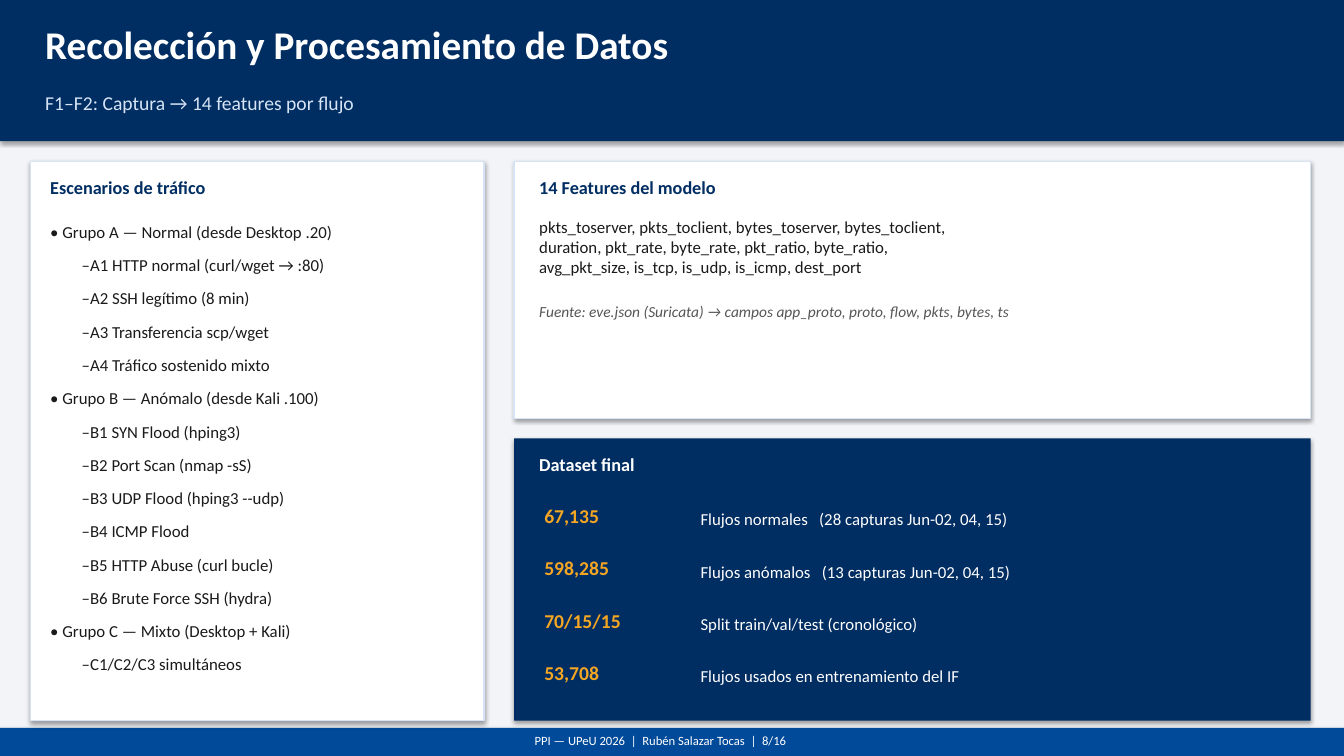
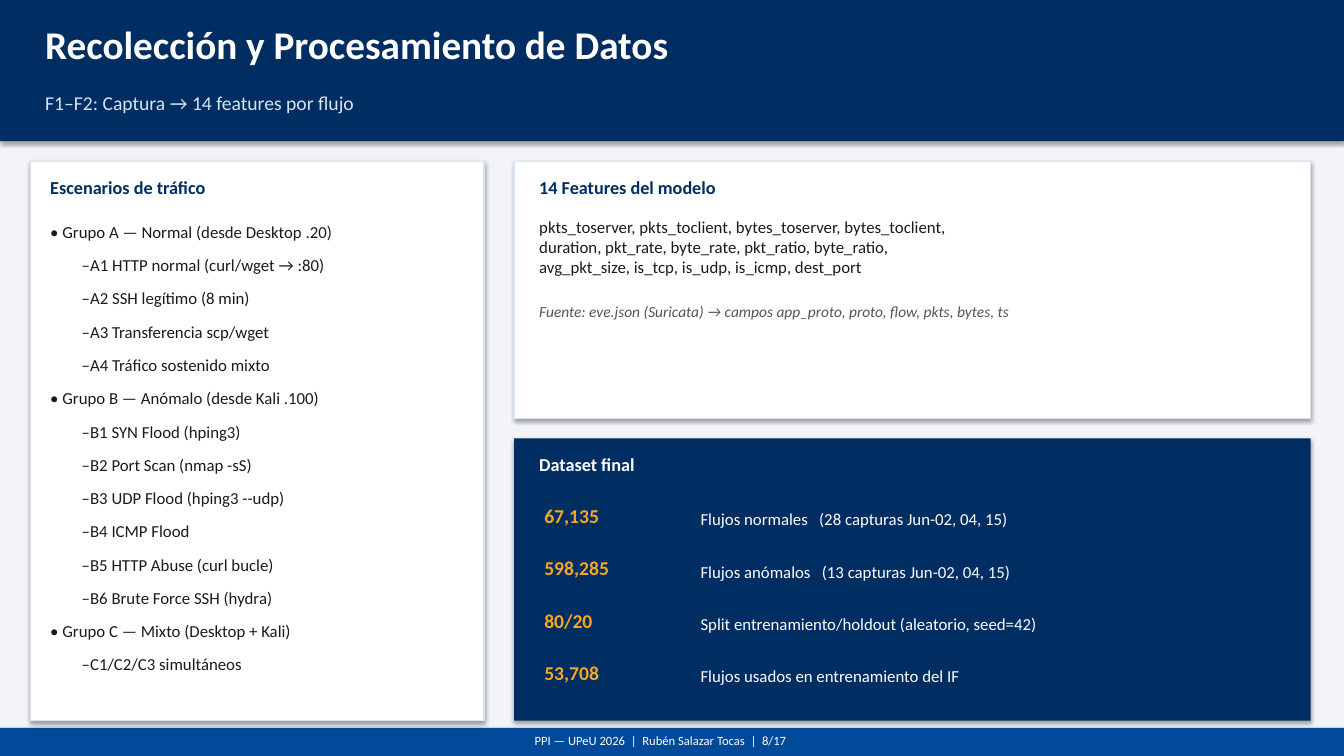
Before and after one commit to marksato13/PRODUCTO-_INGENIERL, a slide deck: slide 8 of results/slides_defensa_PPI_UPeU_2026.pptx. Drawn at 1344x756 pixels with LibreOffice and Linux fonts; fonts in the diff are those of the drawing. Boxes give left, top, right and bottom in pixels: in the first picture for what was removed or moved away, otherwise in the second. Text is boxed around its words. In the diff, an @@ line names an element or a change of style, - is before the commit and + after.

```diff
--- a/results/slides_defensa_PPI_UPeU_2026.pptx
+++ b/results/slides_defensa_PPI_UPeU_2026.pptx
@@ text at <box>544,614,592,629</box>: text changed @@
-70/15/15
+80/20
@@ text at <box>701,618,1037,633</box>: text changed @@
-Split train/val/test (cronológico)
+Split entrenamiento/holdout (aleatorio, seed=42)
@@ text at <box>535,736,786,746</box>: text changed @@
-PPI — UPeU 2026 | Rubén Salazar Tocas | 8/16
+PPI — UPeU 2026 | Rubén Salazar Tocas | 8/17
```
Also in this commit, not shown: 14 other slides changed, 1 slide added, 2 other files.
